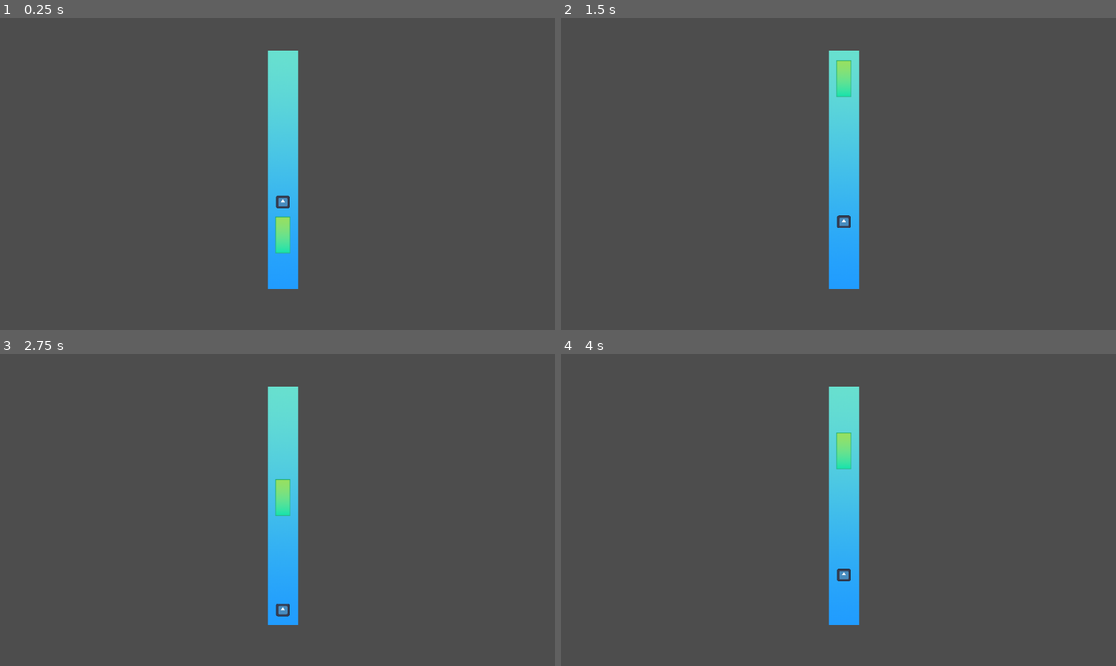
Above: before the commit, frames 1-4 (two rows, left to right).
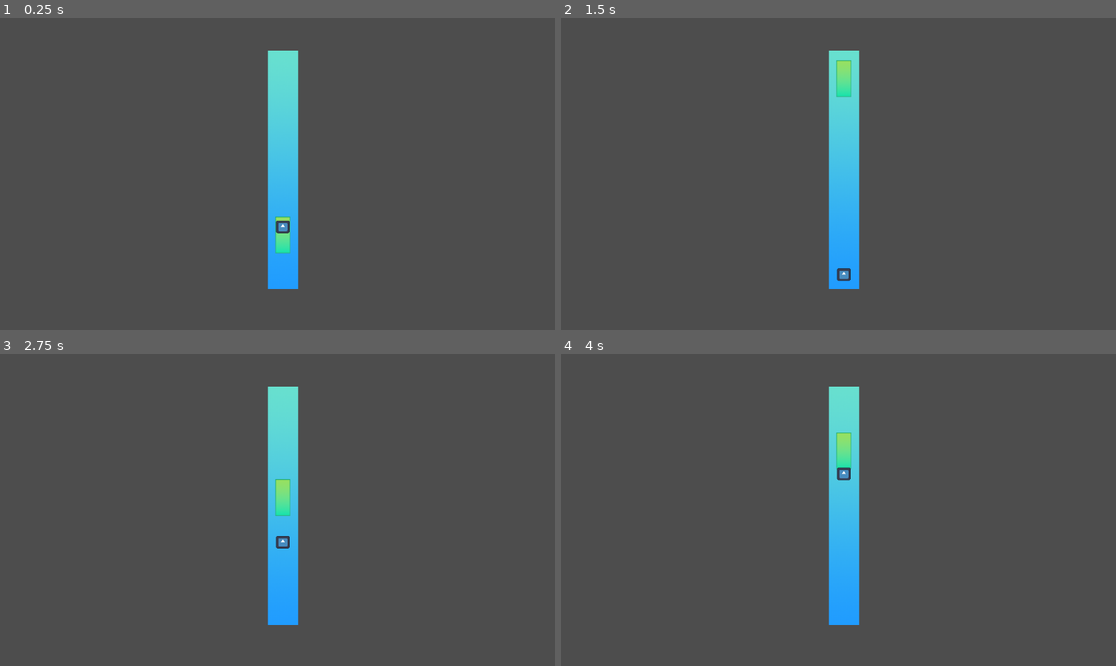
Above: after the commit, the same moments.

Repository: Anjellyrika/fishdew
Game: Godot game, scene res://src/main_level.tscn
The game is run twice, just before and just after one commit, with the same random seed, the same clock (stepped at 60 frames per second) and the same inputs. The engine's default icon, where the game draws it, is replaced by a stand-in: a white triangle on a blue panel in a dark square.
Inputs (mouse positions are in pixels of both pictures, inside the frame that each line leads up to):
- Up to frame 1 (0.25 s): no input
- Up to frame 2 (1.5 s): tap Enter at 0.5, 0.6 s; move the mouse to (960, 158) at 0.52 s; hold Space (up) from 0.53 s (still down); click (960, 158) at 0.67 s; move the mouse to (727, 189) at 1.27 s; tap F at 1.35 s
- Up to frame 3 (2.75 s): move the mouse to (333, 441) at 2.02 s; release Space (up) at 2.03 s; tap Enter at 2.1 s
- Up to frame 4 (4 s): move the mouse to (810, 572) at 2.77 s; hold Space (up) from 2.78 s (still down); tap F at 2.85 s; click (810, 572) at 2.92 s; move the mouse to (1005, 556) at 3.52 s; tap Enter at 3.6 s

The runs differ from the first frame. In frame 1, 0.2% of the frame differs, in the area x 49-53%, y 56-70%; in frame 2, 0.2%; in frame 3, 0.2%; in frame 4, 0.2%.

Commit message:
refactor: remove comments

Diff:
--- a/src/fish.gd
+++ b/src/fish.gd
@@ -16,9 +16,9 @@
 	return target_position == global_position
 
 func get_new_target(reverse: bool):
+	move_speed = randf_range(50.0, 150.0)
 	var max_move = 500.0
 	if reverse:
-		push_warning("hit edge, going reverse")
 		if target_vector.y < 0:
 			target_vector = Vector2(0, randf_range(0, max_move))
 		else:
@@ -27,17 +27,16 @@
 		target_vector = Vector2(0, randf_range(-1*max_move, max_move))
 	target_position = start_position + target_vector
 
-	move_speed = randf_range(50.0, 150.0)
-
-	push_warning("next target:", target_position)
-
 func _process(delta):
+	wait()
 	global_position = global_position.move_toward(target_position, move_speed * delta)
 	if is_at_target_position() or edge_collision:
 		get_new_target(edge_collision)
 		edge_collision = false
-	# TODO: add random wait time before next movement
 
 func _on_body_entered(body):
 	if body.get_name() != "Bobber":
 		edge_collision = true
+
+func wait():
+	pass
